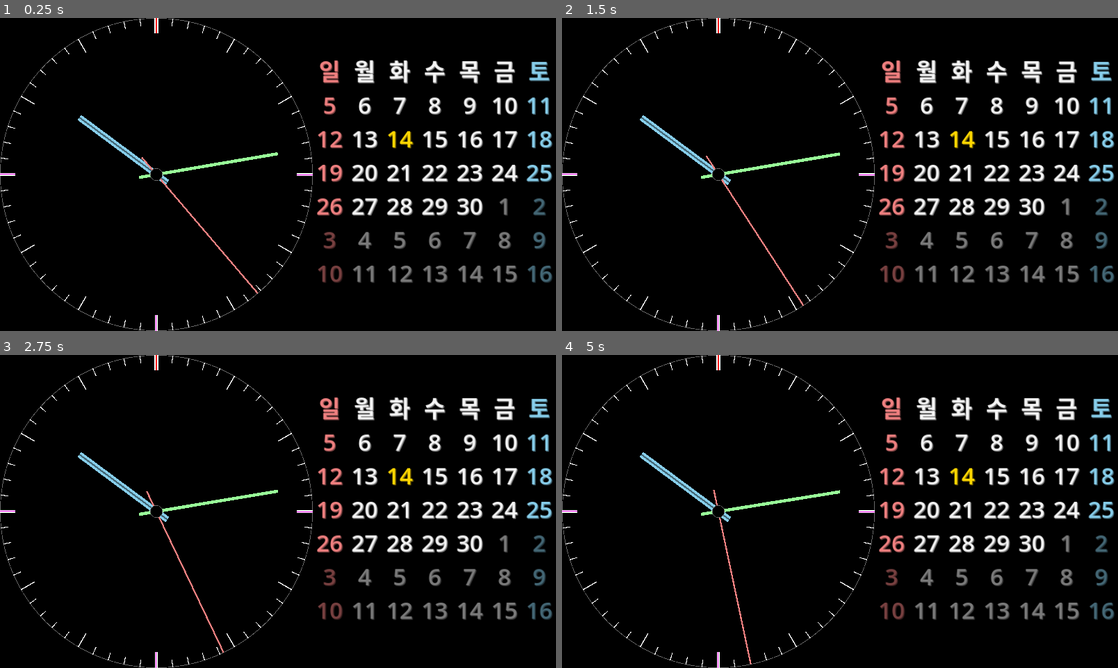
Above: before the commit, frames 1-4 (two rows, left to right).
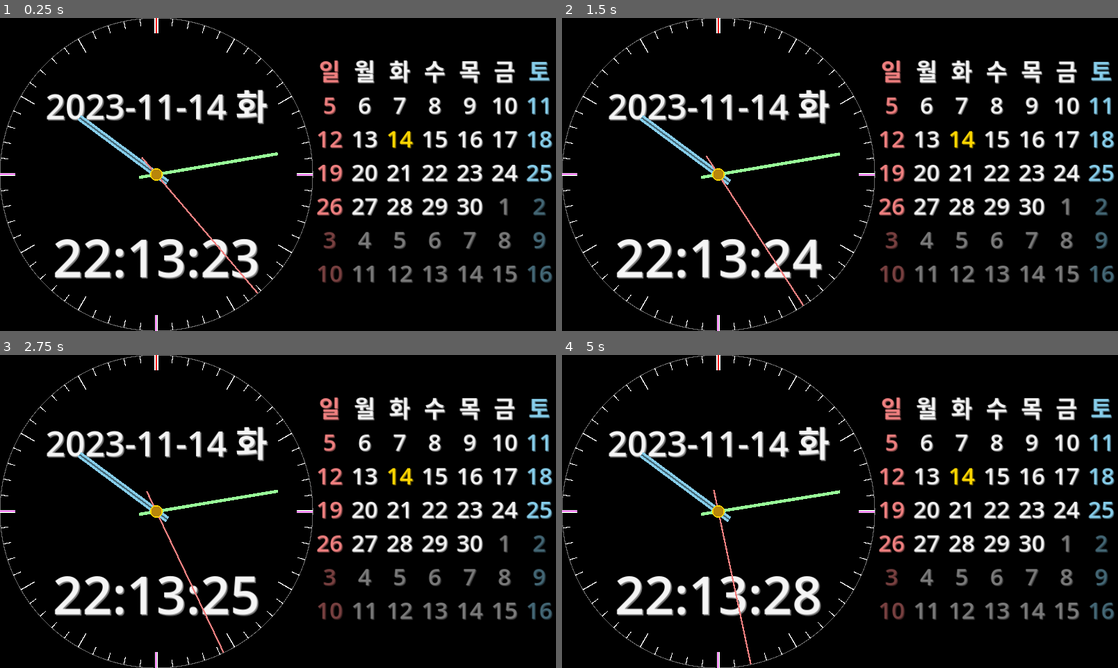
Above: after the commit, the same moments.

Repository: kasworld/gd4analogclockcal
Game: Godot game, scene res://main.tscn
Two runs of this game, one before a commit and one after it. Both use one fixed random seed, a clock stepped at 60 frames per second and the inputs below.
Inputs:
- Up to frame 1 (0.25 s): no input
- Up to frame 2 (1.5 s): no input
- Up to frame 3 (2.75 s): no input
- Up to frame 4 (5 s): no input

The runs differ from the first frame. In frame 1, 4.1% of the frame differs, in the area x 0-57%, y 0-100%; in frame 2, 4.1%; in frame 3, 4.1%; in frame 4, 4.2%.

Commit message:
use line2d

Diff:
--- a/analog_clock.gd
+++ b/analog_clock.gd
@@ -12,8 +12,7 @@
 	var vp_size = get_viewport_rect().size
 	clock_R = vp_size.y / 2
 
-	add_child(new_circle(clock_R, Color.DIM_GRAY))
-	add_child(new_circle(clock_R-2, Color.BLACK))
+	add_child(new_circle(clock_R, Color.DIM_GRAY, clock_R/200))
 
 	for i in range(0,60):
 		if i == 0:
@@ -36,10 +35,10 @@
 	SecondHand = clock_hand(Global.HandDict.second)
 	add_child(SecondHand)
 
-	add_child(new_circle(clock_R/25, Color.DIM_GRAY))
-	add_child(new_circle(clock_R/27, Color.BLACK))
+	add_child(new_circle_fill(clock_R/25, Color.GOLD))
+	add_child(new_circle_fill(clock_R/30, Color.DARK_GOLDENROD))
 
-func new_circle(r,co)->Polygon2D :
+func new_circle_fill(r,co) -> Polygon2D :
 	var rtn = Polygon2D.new()
 	var pv2a : PackedVector2Array = []
 	for i in 360 :
@@ -49,7 +48,17 @@
 	rtn.color = co
 	return rtn
 
-func new_clock_face2(co :Color, rad :float, w , h, y )->ColorRect:
+func new_circle(r,co, w) -> Line2D :
+	var rtn = Line2D.new()
+	for i in 360 :
+		var v2 = Vector2(sin(i*2*PI/360)*r, cos(i*2*PI/360)*r)
+		rtn.add_point(v2)
+	rtn.default_color = co
+	rtn.width = w
+	return rtn
+
+
+func new_clock_face2(co :Color, rad :float, w , h, y ) -> ColorRect:
 	var cr = ColorRect.new()
 	cr.color = co
 	cr.size = Vector2(w, h)
@@ -58,7 +67,7 @@
 	cr.pivot_offset = Vector2(w/2,clock_R-y)
 	return cr
 
-func new_clock_face(co :Color, rad :float, w , h )->ColorRect:
+func new_clock_face(co :Color, rad :float, w , h ) -> ColorRect:
 	var cr = ColorRect.new()
 	cr.color = co
 	cr.size = Vector2(w, h)
@@ -67,7 +76,7 @@
 	cr.pivot_offset = Vector2(w/2,clock_R)
 	return cr
 
-func clock_hand(dict :Dictionary)->ColorRect:
+func clock_hand(dict :Dictionary) -> ColorRect:
 	var cr = ColorRect.new()
 	cr.color = dict.color
 	cr.anchors_preset = Control.PRESET_CENTER_BOTTOM
@@ -90,14 +99,14 @@
 	HourHand.rotation = PI + hour2rad(timeNowDict["hour"]) + minute2rad(timeNowDict["minute"]) /12
 	HourHand2.rotation = HourHand.rotation
 
-func ms2rad(ms)->float:
+func ms2rad(ms) -> float:
 	return 2.0*PI/60*ms
 
-func second2rad(sec)->float:
+func second2rad(sec) -> float:
 	return 2.0*PI/60.0*sec
 
-func minute2rad(m)->float:
+func minute2rad(m) -> float:
 	return 2.0*PI/60.0*m
 
-func hour2rad(hour)->float:
+func hour2rad(hour) -> float:
 	return 2.0*PI/12.0*hour
